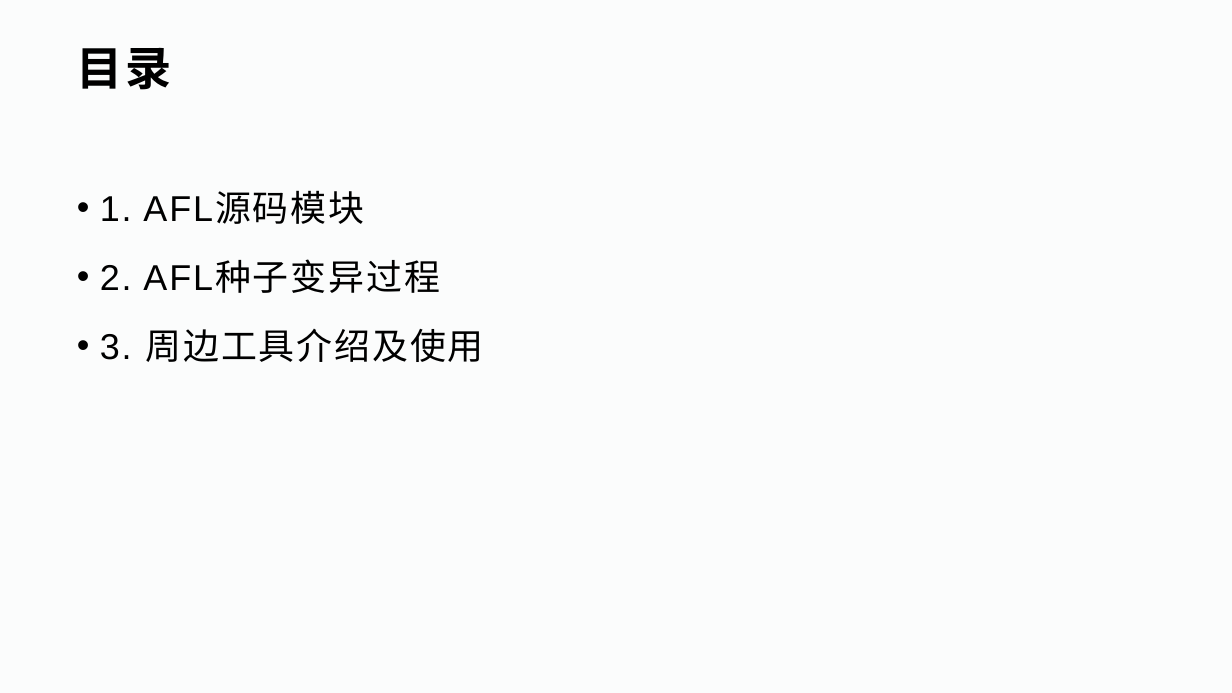
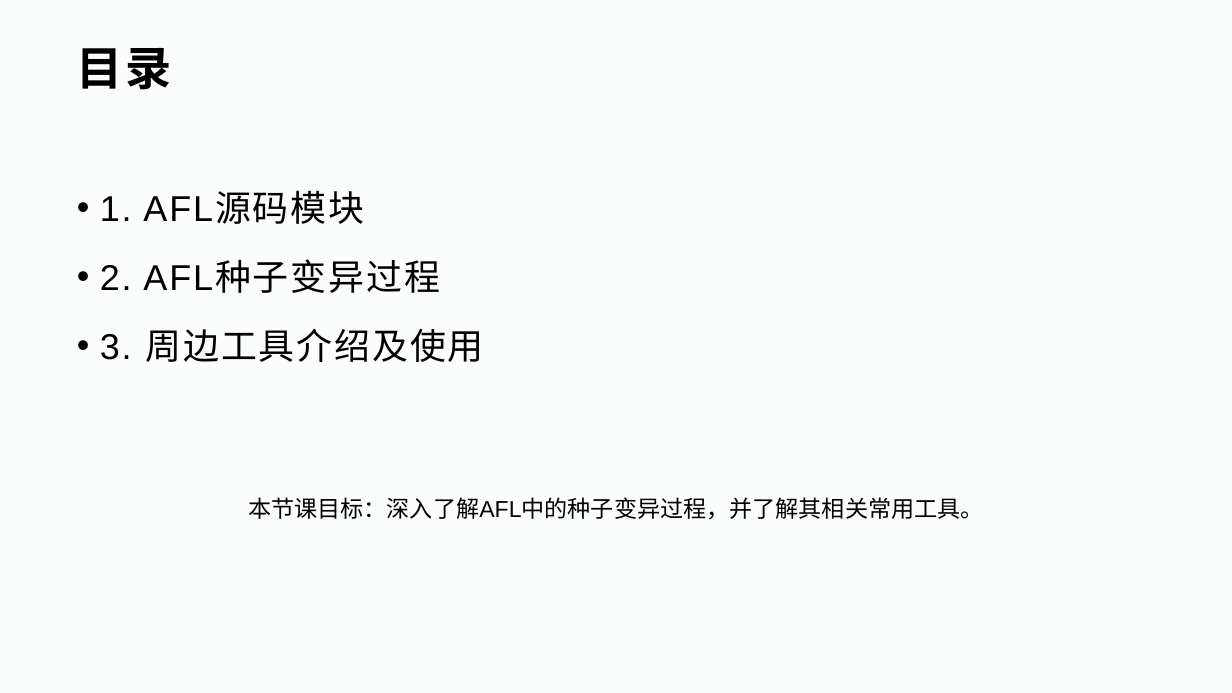
Before and after one commit to WayneDevMaze/Fuzzing-Introduction, a slide deck: slide 2 of Part2-AFL-pattern/AFL详解.pptx. Drawn at 1232x693 pixels with LibreOffice and Linux fonts; fonts in the diff are those of the drawing; background and template pictures are left out. Boxes give left, top, right and bottom in pixels: in the first picture for what was removed or moved away, otherwise in the second. Text is boxed around its words. In the diff, an @@ line names an element or a change of style, - is before the commit and + after.

```diff
--- a/Part2-AFL-pattern/AFL详解.pptx
+++ b/Part2-AFL-pattern/AFL详解.pptx
@@ text added at (x1=248, y1=497, x2=983, y2=520), 18 pt, text #000000 @@
+本节课目标：深入了解AFL中的种子变异过程，并了解其相关常用工具。
```
Also in this commit, not shown: 13 slides added, 1 other file.
